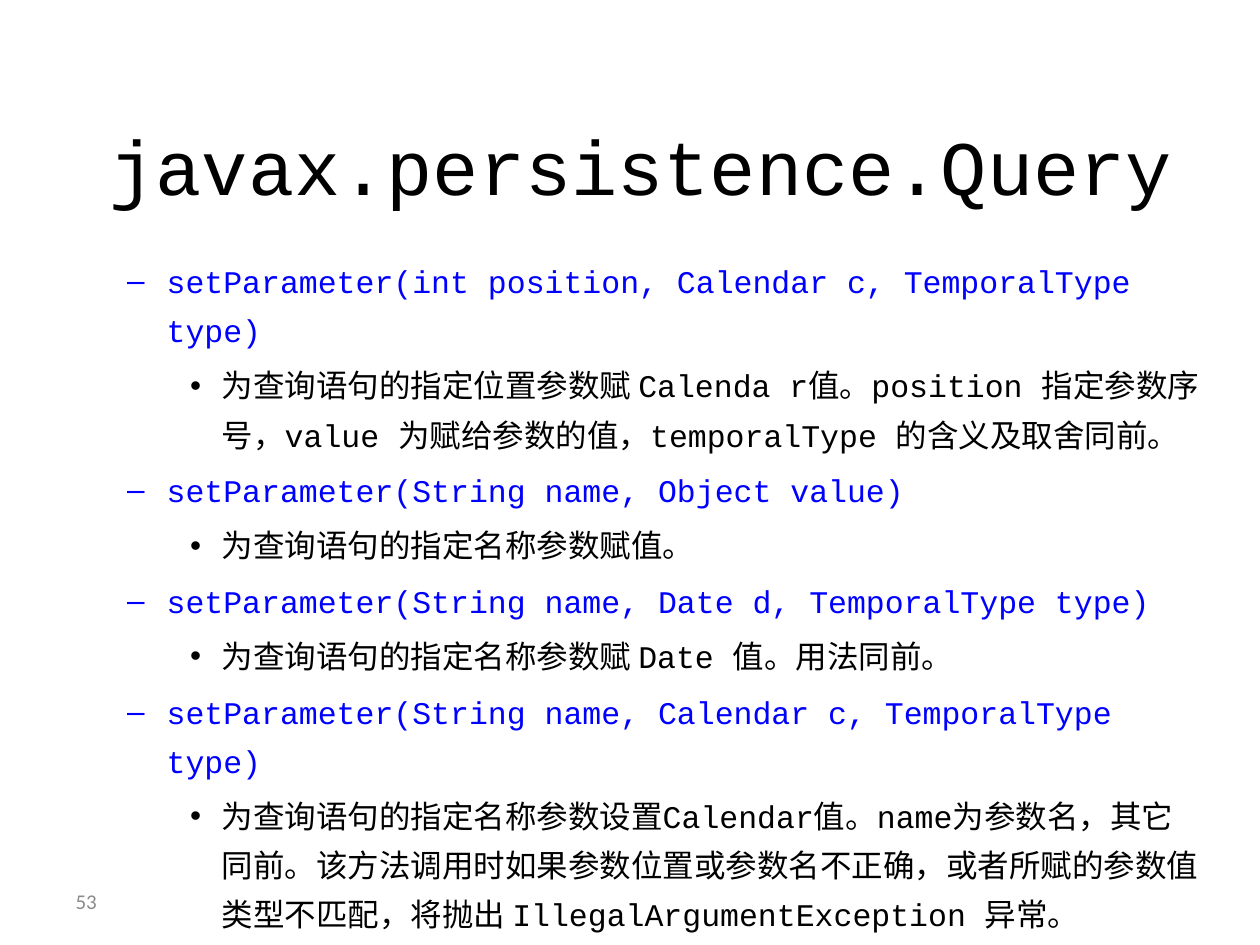
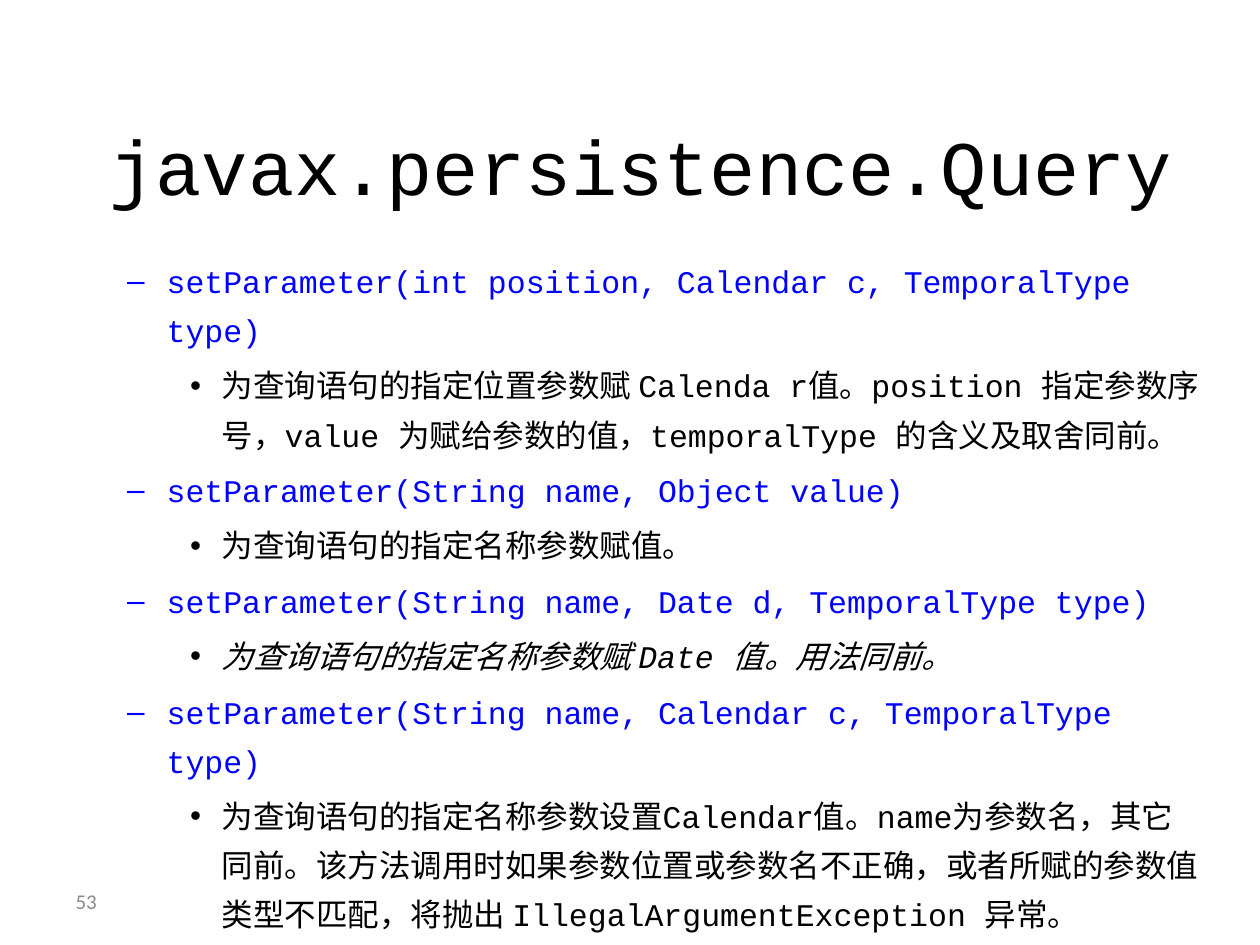
Before and after one commit to JR-05/JR_Notes, a slide deck: slide 53 of JPA/资料/讲义/尚硅谷_JPA.pptx. Drawn at 1260x945 pixels with LibreOffice and Linux fonts; fonts in the diff are those of the drawing; background and template pictures are left out. Boxes give left, top, right and bottom in pixels: in the first picture for what was removed or moved away, otherwise in the second. Text is boxed around its words. In the diff, an @@ line names an element or a change of style, - is before the commit and + after.

```diff
--- a/JPA/资料/讲义/尚硅谷_JPA.pptx
+++ b/JPA/资料/讲义/尚硅谷_JPA.pptx
@@ text at box(222, 641, 954, 671): italic on in "为查询语句的指定名称参数赋 Date 值。用法同前。" @@
```
Also in this commit, not shown: 3 other slides changed, 8 other files.
